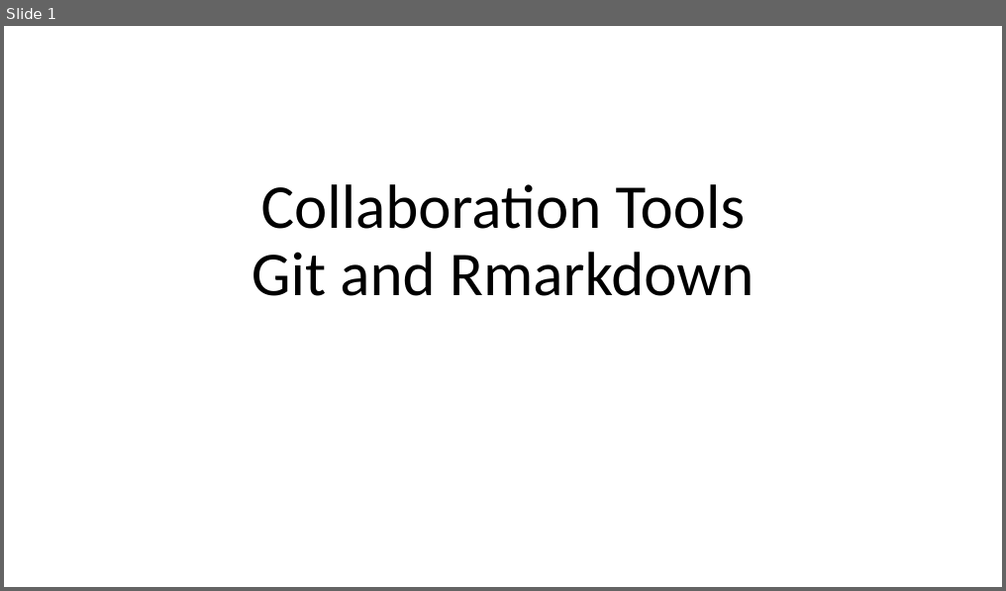
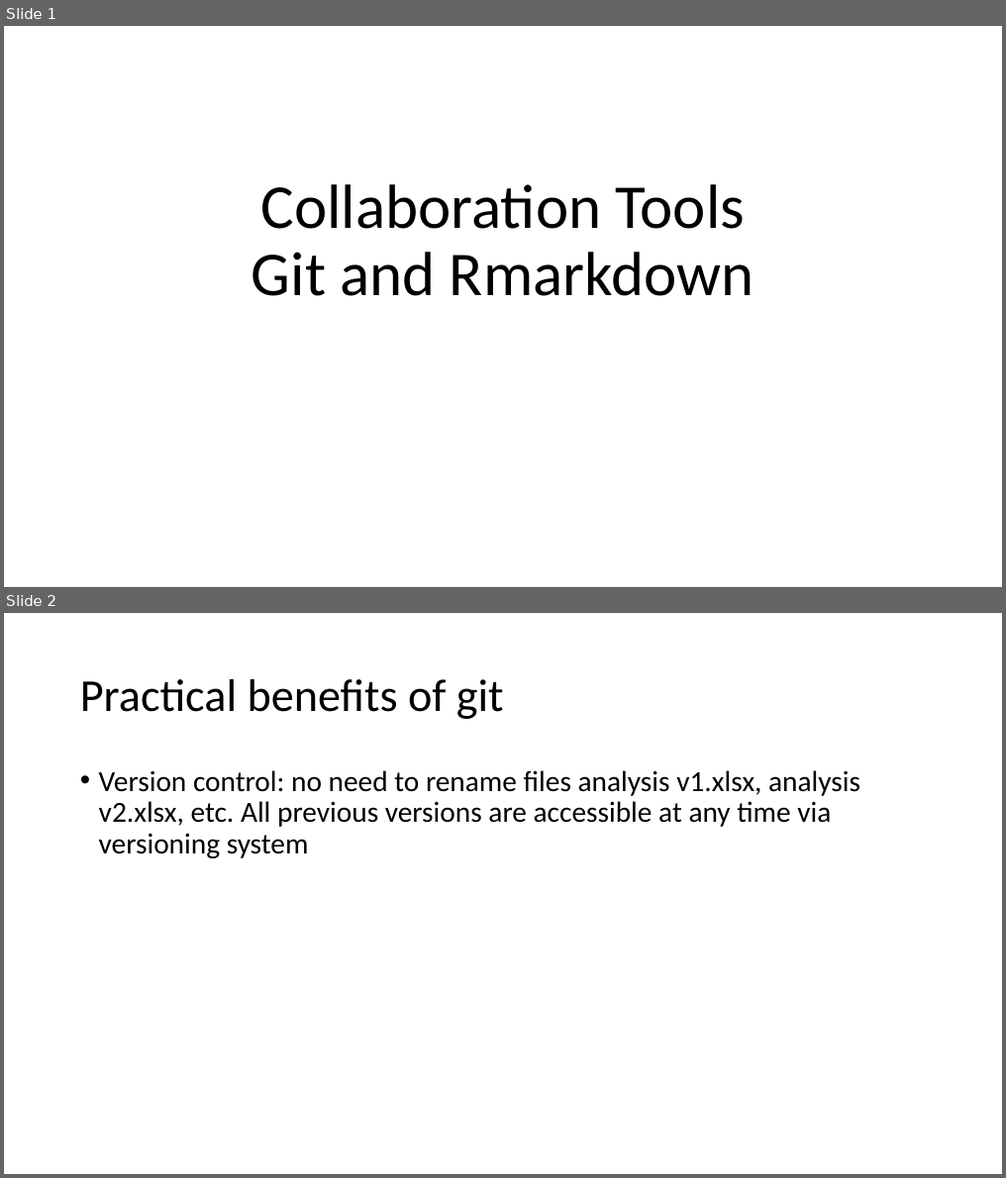
Before and after one commit to kirsten-public/Presentation, a slide deck: CABA 09182015.pptx. Shown one above the other, each under a label of ours: slide 1 before the commit, slides 1 and 2 after it. The pictures are 1006x591 and 1006x1178 pixels, drawn with LibreOffice and Linux fonts; fonts in the diff are those of the drawing. Boxes give left, top, right and bottom in pixels: in the first picture for what was removed or moved away, otherwise in the second. Text is boxed around its words. In the diff, an @@ line names an element or a change of style, - is before the commit and + after.

Commit message:
Added slide 2
Incomplete @impeckoble can you help?

```diff
--- a/CABA 09182015.pptx
+++ b/CABA 09182015.pptx
@@ slide 2 added at [4,613,1002,1174], background #FFFFFF @@
@@ title added at [80,679,504,719], 44 pt, text #000000 @@
+Practical benefits of git
@@ text added at [99,770,860,859], 28 pt, text #000000 @@
+• Version control: no need to rename files analysis v1.xlsx, analysis v2.xlsx, etc. All previous versions are accessible at any time via versioning system
```
Also in this commit, not shown: 1 slide removed.
